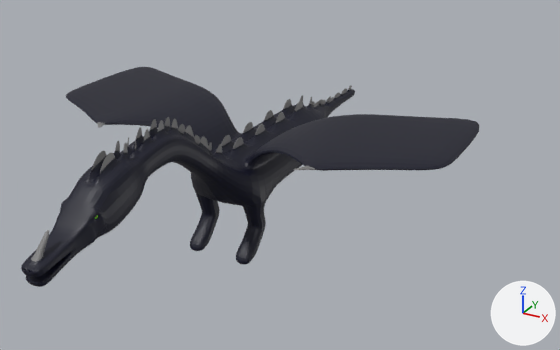
Two versions of the Blender file Assets/BlenderAndFBX/DragonSimple.blend, one commit apart.
Before and after are seen from a camera (50 mm lens) standing at (18.0, -28.0, 18.3) and looking at (1.7, 1.6, 3.5). Lighting does not change. The marker at lower right points along +X, +Y and +Z.
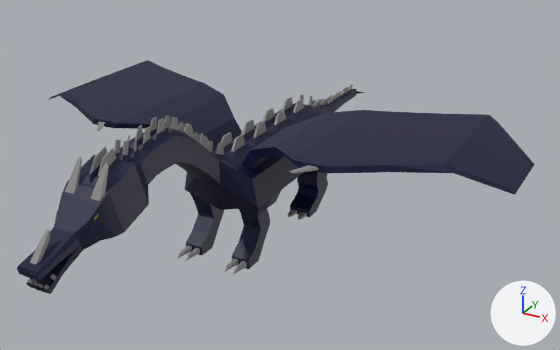
Where the change shows, as pixel boxes (x1, y1, x2, y2) in the pictures (560 x 350 px):
```json
{"object": "Cube", "change": "reshaped, modifiers changed", "before": [21, 67, 479, 287], "after": [17, 60, 535, 294], "on screen": "13% wider, 6% taller"}
{"part": 1, "of": "me_cube_001", "change": "built on", "before": [26, 89, 355, 287], "after": [26, 89, 365, 294]}
{"part": 2, "of": "me_cube_001", "change": "built on", "before": [66, 67, 479, 171], "after": [49, 83, 535, 195]}
```

Scene script edits in JSON lines:
```json
{"op": "add", "block": "mat_tailend", "code": ["mat_tailend = principled_material('TailEnd')", "mat_tailend.base_color = (0.0, 0.0, 0.0)  # black #000000", "mat_tailend.metallic = 0.907", "mat_tailend.specular_ior_level = 0.199"]}
{"block": "me_cube_001", "where": "# used by ob_cube; location = (0.0, 0.0, 0.0)"}
{"op": "remove", "block": "me_cube_001", "code": "me_cube_001.from_pydata(...)  # 503 vertices, 504 faces; spans x 0.0..10.4, y -12.6..14.1, z 0.0..8.2"}
{"op": "add", "block": "me_cube_001", "code": "me_cube_001.from_pydata(...)  # 643 vertices, 650 faces; spans x 0.0..12.6, y -12.6..14.4, z 0.0..8.2"}
{"block": "me_cube_001", "change": "me_cube_001 part 1"}
{"block": "me_cube_001", "change": "7 vertices are removed from x 0.0..0.5, y -12.5..14.1, z 4.2..4.7"}
{"block": "me_cube_001", "change": "29 faces are deleted"}
{"block": "me_cube_001", "change": "5 vertices in x 0.0..0.5, y -11.6..-10.5, z 4.8..5.1 move by (0.0, 0.1, -0.1)"}
{"block": "me_cube_001", "change": "6 vertices move from x 0.0..0.5, y -12.4..-10.7, z 4.4..5.8 to x 0.0..0.5, y -12.3..-10.7, z 4.2..5.8"}
{"block": "me_cube_001", "change": "127 vertices are added at x 0.0..1.8, y -12.5..14.4, z 0.0..7.8"}
{"block": "me_cube_001", "change": "8 new vertices lie (1.2, 0.0, 0.0) away from vertices in x 0.6, y 5.4..6.8, z 0.0..1.5"}
{"block": "me_cube_001", "change": "89 new faces join them, mat_body (dark blue #000435)"}
{"block": "me_cube_001", "change": "66 new faces join them, mat_horns (grey #888888)"}
{"block": "me_cube_001", "change": "8 new faces join them, mat_tailend (black #000000)"}
{"block": "me_cube_001", "change": "me_cube_001 part 2"}
{"block": "me_cube_001", "change": "2 vertices are removed from x 9.9..10.4, y -0.3, z 6.0..6.3"}
{"block": "me_cube_001", "change": "5 faces are deleted"}
{"block": "me_cube_001", "change": "4 vertices in x 6.4..8.7, y -2.4..6.0, z 6.0 move by (-0.5, 0.0, 0.0)"}
{"block": "me_cube_001", "change": "4 vertices in x 4.8..5.0, y -3.3, z 6.3 move by (0.0, 0.0, -0.1)"}
{"block": "me_cube_001", "change": "5 vertices move from x 5.0..8.6, y -2.4..4.6, z 6.0 to x 4.7..8.2, y -2.4..4.6, z 6.0"}
{"block": "me_cube_001", "change": "14 vertices are added at x 9.9..12.6, y 0.0..6.8, z 5.1..6.3"}
{"block": "me_cube_001", "change": "17 new faces join them, mat_body (dark blue #000435)"}
{"op": "add", "block": "me_cube_001", "code": "me_cube_001.materials.append(mat_tailend)  # black #000000"}
{"op": "remove", "block": "ob_cube", "code": "_m = ob_cube.modifiers.new('Subdivision', 'SUBSURF')"}
```
